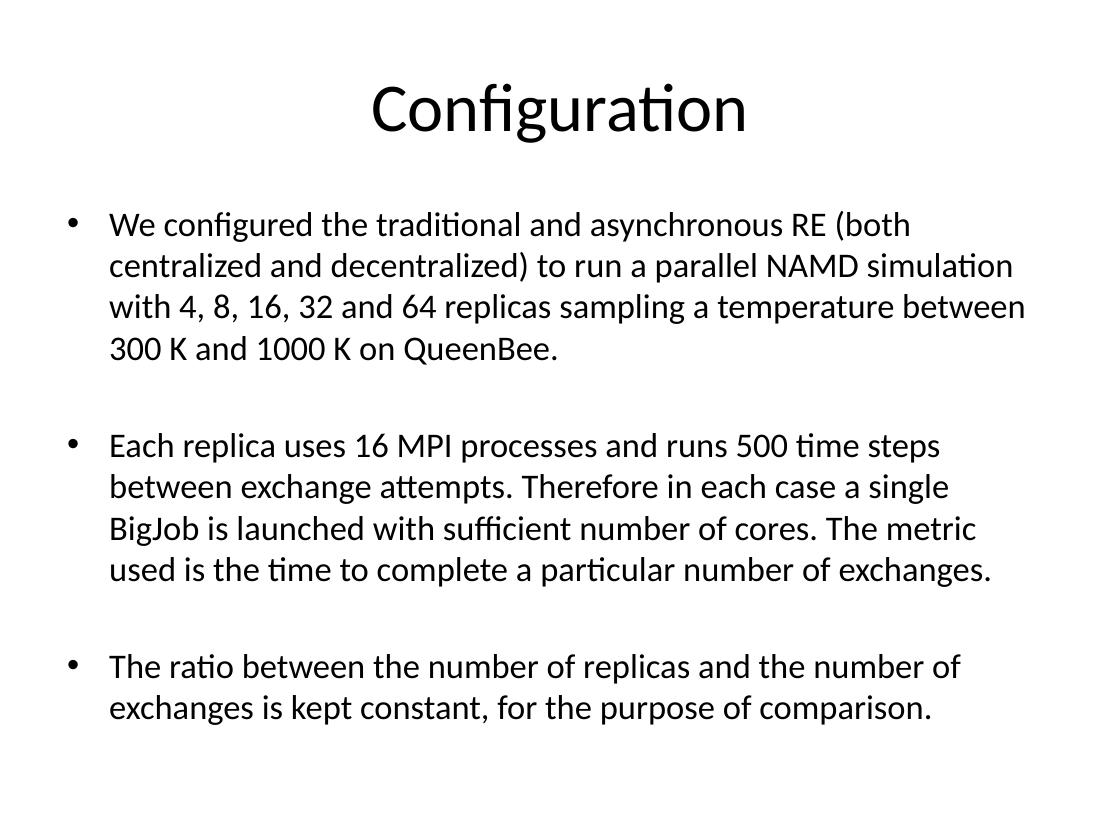
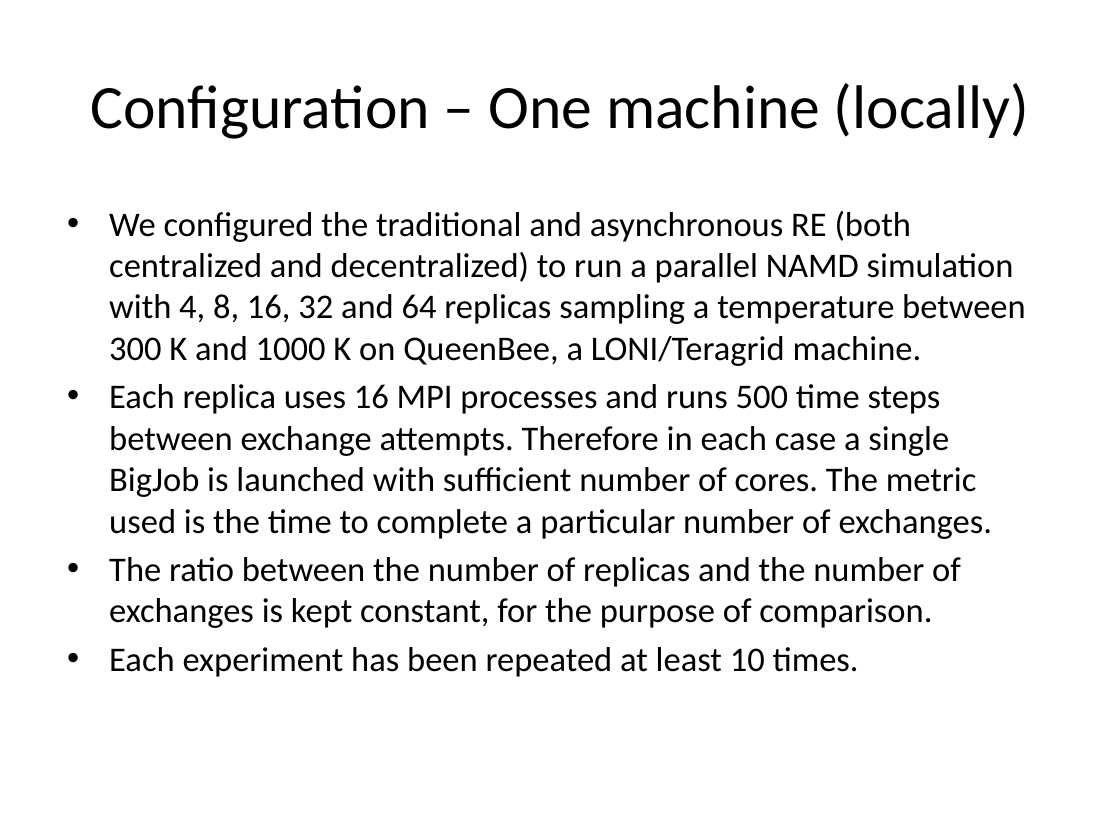
Before and after one commit to saga-project/saga-cpp-legacy-projects, a slide deck: slide 16 of papers/async-re/data/RE.pptx (slide 18 before the commit). Drawn at 1120x840 pixels with LibreOffice and Linux fonts; fonts in the diff are those of the drawing. Boxes give left, top, right and bottom in pixels: in the first picture for what was removed or moved away, otherwise in the second. Text is boxed around its words. In the diff, an @@ line names an element or a change of style, - is before the commit and + after.

```diff
--- a/papers/async-re/data/RE.pptx
+++ b/papers/async-re/data/RE.pptx
@@ title at <box>90,83,1029,139</box>: text changed; size 44 to 39.6 pt @@
-Configuration
+Configuration – One machine (locally)
@@ text at <box>109,211,1025,366</box>: text changed @@
-• We configured the traditional and asynchronous RE (both centralized and decentralized) to run a parallel NAMD simulation with 4, 8, 16, 32 and 64 replicas sampling a temperature between 300 K and 1000 K on QueenBee.
+• We configured the traditional and asynchronous RE (both centralized and decentralized) to run a parallel NAMD simulation with 4, 8, 16, 32 and 64 replicas sampling a temperature between 300 K and 1000 K on QueenBee, a LONI/Teragrid machine.
@@ text at <box>109,647,859,677</box>: paragraph added @@
+• Each experiment has been repeated at least 10 times.
```
Also in this commit, not shown: 8 other slides changed, 4 slides added, 1 slide removed, 3 other files.
